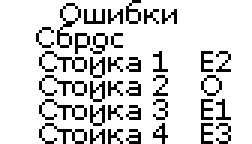
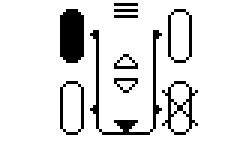
Layered file, before and after one edit (252 x 144). Changes by layer:
hid group "Группа слоёв #1" (11 layers) over [36, 0, 231, 144]
hid group "Цифры" (14 layers) over [36, 6, 231, 126]
hid group "Группа слоёв" (20 layers) over [36, 0, 231, 144]
hid "Копия Копия Копия Фон" over [36, 0, 231, 144]
added layer "Копия Фон #24" in group "MainScreen" over [36, 0, 231, 144]
